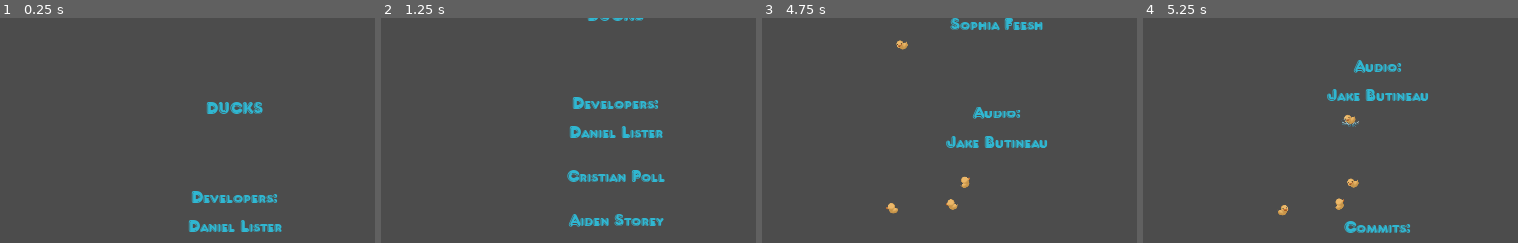
Above: before the commit, frames 1-4 (left to right).
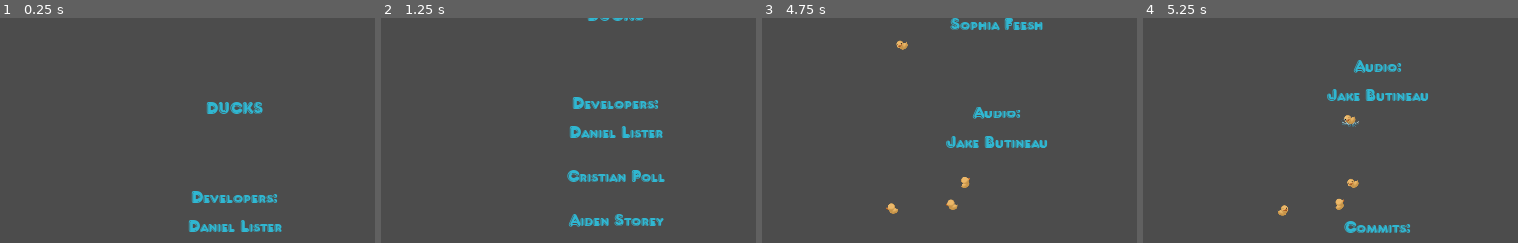
Above: after the commit, the same moments.

Repository: TeamAwesomeTOJam/ducks
Game: Godot game, scene res://Credits.tscn
Two runs of this game, one before a commit and one after it. Both use one fixed random seed, a clock stepped at 60 frames per second and the inputs below. This scene is started directly instead of the project's main scene.
Inputs:
- Up to frame 1 (0.25 s): no input
- Up to frame 2 (1.25 s): tap Enter (p0duck) at 0.5, 0.6 s; hold Up (ui_up) from 0.53 s (still down)
- Up to frame 3 (4.75 s): release Up (ui_up) at 1.28 s; tap Enter (p0duck) every 0.75 s from 1.35 to 4.35 s; hold Up (ui_up) 2.03-3.53 s
- Up to frame 4 (5.25 s): tap Enter (p0duck) at 5.1 s
The pictures show only the part of the screen within x 17-67%, y 9-59%; the shares and areas given below are measured in that part.

Frames 1-2 are identical in both runs. In frame 3, less than 0.1% of the frame differs, in the area x 33-56%, y 9-88%; in frame 4, less than 0.1%, in the area x 36-58%, y 43-88%.

Commit message:
Added bob and fixed conflict

Diff:
--- /dev/null
+++ b/AnimatedSprite.gd
@@ -0,0 +1,16 @@
+extends AnimatedSprite
+
+# class member variables go here, for example:
+# var a = 2
+# var b = "textvar"
+var start_pos
+var bob_speed
+var time = 0.0
+
+func _ready():
+    start_pos = position
+    bob_speed = rand_range(0.5, 0.8)
+
+func _process(delta):
+    time += delta * bob_speed
+    position = start_pos + Vector2(0, sin(time))
--- a/Duck.tscn
+++ b/Duck.tscn
@@ -6,6 +6,7 @@
 [ext_resource path="res://Art/Duck/teamawesome_lilduck_up.png" type="Texture" id=4]
 [ext_resource path="res://Art/Duck/teamawesome_lilduck_left.png" type="Texture" id=5]
 [ext_resource path="res://Art/Duck/teamawesome_lilduck_down.png" type="Texture" id=6]
+[ext_resource path="res://AnimatedSprite.gd" type="Script" id=7]
 
 [sub_resource type="SpriteFrames" id=1]
 
@@ -21,7 +22,7 @@
 custom_solver_bias = 0.0
 radius = 14.0
 
-[node name="Duck" type="RigidBody2D"]
+[node name="Duck" type="RigidBody2D" index="0"]
 
 input_pickable = false
 collision_layer = 1
@@ -51,6 +52,7 @@
 frames = SubResource( 1 )
 animation = "bottom-right"
 frame = 3
+script = ExtResource( 7 )
 _sections_unfolded = [ "Transform" ]
 
 [node name="CollisionShape2D" type="CollisionShape2D" parent="." index="1"]
--- a/Game.tscn
+++ b/Game.tscn
@@ -48,7 +48,7 @@
 font_data = ExtResource( 15 )
 _sections_unfolded = [ "Extra Spacing", "Font", "Settings" ]
 
-[node name="Game" type="Node"]
+[node name="Game" type="Node" index="0"]
 
 script = ExtResource( 1 )
 Player = ExtResource( 2 )
@@ -58,7 +58,7 @@
 
 frames = SubResource( 1 )
 animation = "loop"
-frame = 1
+frame = 4
 playing = true
 offset = Vector2( 1280, 720 )
 _sections_unfolded = [ "Z Index" ]
@@ -320,30 +320,6 @@
 max_lines_visible = -1
 _sections_unfolded = [ "custom_colors", "custom_fonts" ]
 
-[node name="Label" type="Label" parent="." index="13"]
-
-anchor_left = 0.0
-anchor_top = 0.0
-anchor_right = 0.0
-anchor_bottom = 0.0
-margin_left = 2252.0
-margin_top = 1367.0
-margin_right = 2545.0
-margin_bottom = 1424.0
-rect_pivot_offset = Vector2( 0, 0 )
-rect_clip_content = false
-mouse_filter = 2
-mouse_default_cursor_shape = 0
-size_flags_horizontal = 1
-size_flags_vertical = 4
-custom_fonts/font = SubResource( 6 )
-custom_colors/font_color = Color( 0.382812, 1, 0, 1 )
-text = "A: Boost"
-percent_visible = 1.0
-lines_skipped = 0
-max_lines_visible = -1
-_sections_unfolded = [ "custom_colors", "custom_fonts" ]
-
 [connection signal="body_entered" from="ScoringArea" to="." method="_on_ScoringArea_body_entered"]
 
 [connection signal="pressed" from="Button" to="." method="_on_Button_pressed"]
Not shown: 1 places in Duck.tscn that only renumber resources
Not shown: 1 places in Game.tscn that only renumber resources
